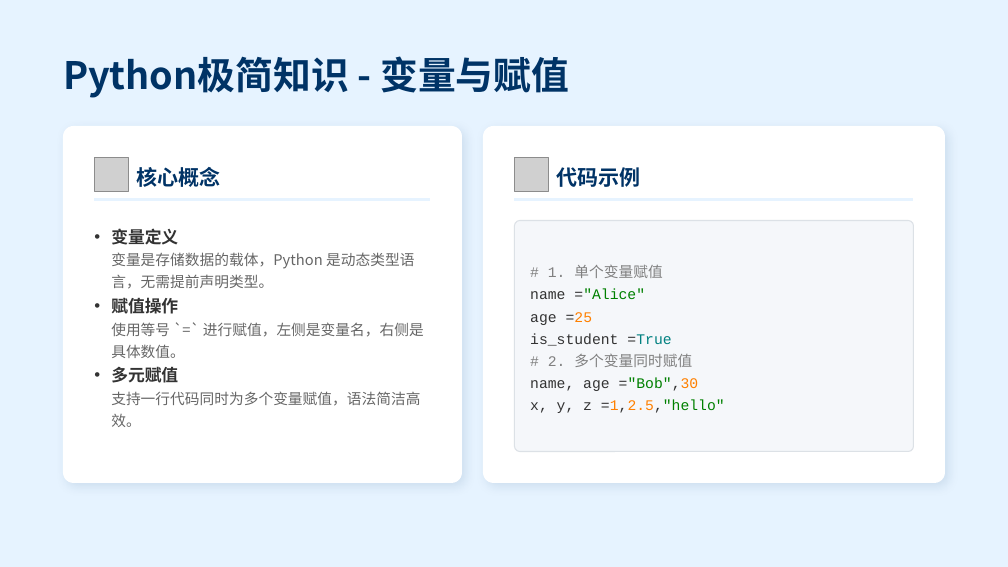
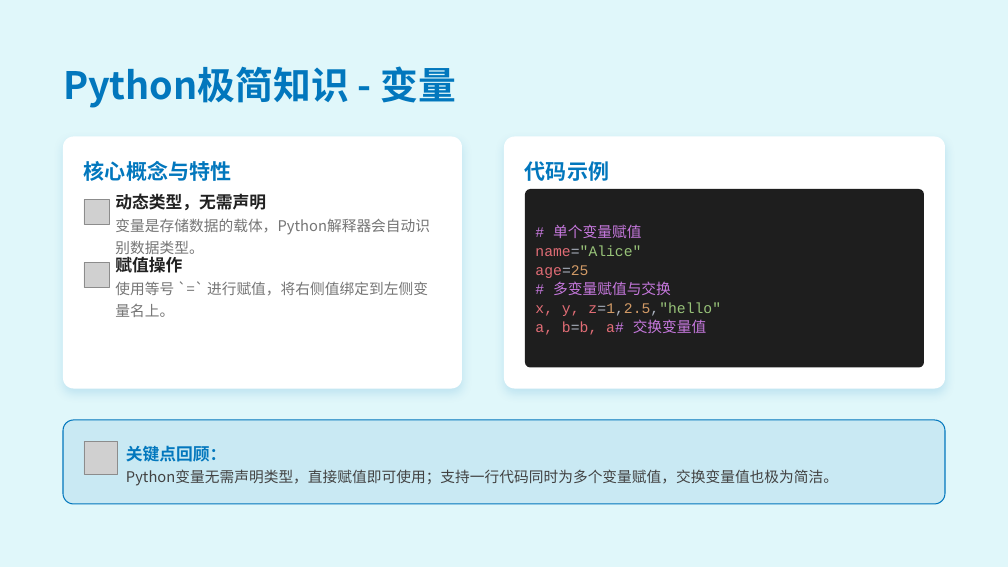
Before and after one commit to Soyoger/Python-LLM-Learning, a slide deck: slide 10 of Chapter02/大语言模型开发基础教学PPT.pptx. Drawn at 1008x567 pixels with LibreOffice and Linux fonts; fonts in the diff are those of the drawing; grey boxes stand for pictures. Boxes give left, top, right and bottom in pixels: in the first picture for what was removed or moved away, otherwise in the second. Text is boxed around its words. In the diff, an @@ line names an element or a change of style, - is before the commit and + after.

```diff
--- a/Chapter02/大语言模型开发基础教学PPT.pptx
+++ b/Chapter02/大语言模型开发基础教学PPT.pptx
@@ background #E6F3FF to #E0F7FA @@
@@ text at (63, 66, 456, 108): text changed; text colour #003366 to #0277BD @@
-Python极简知识 - 变量与赋值
+Python极简知识 - 变量
@@ rounded rectangle: place and size @@
-rounded rectangle at (63, 126, 462, 483)
+rounded rectangle at (63, 137, 462, 389)
@@ rounded rectangle at (63, 137, 462, 389): shadow changed; proportions changed @@
@@ rounded rectangle at (504, 137, 945, 389): shadow changed; proportions changed @@
@@ rounded rectangle: place and size @@
-rounded rectangle at (483, 126, 945, 483)
+rounded rectangle at (504, 137, 945, 389)
@@ text at (84, 161, 231, 181): text changed; text colour #003366 to #0277BD @@
-核心概念
+核心概念与特性
@@ picture removed at (95, 157, 128, 191) @@
@@ picture removed at (515, 157, 548, 191) @@
@@ text "代码示例": place and size @@
-text "代码示例" at (556, 167, 640, 187)
+text "代码示例" at (525, 161, 609, 181)
@@ text "代码示例" at (525, 161, 609, 181): text colour #003366 to #0277BD @@
@@ picture added at (84, 200, 109, 225) @@
@@ line removed from (95, 200) to (430, 200) @@
@@ text added at (115, 193, 430, 257), 14 pt, text #757575 @@
+动态类型，无需声明
+变量是存储数据的载体，Python解释器会自动识别数据类型。
@@ line removed from (515, 200) to (913, 200) @@
@@ rounded rectangle: place and size @@
-rounded rectangle at (515, 221, 914, 452)
+rounded rectangle at (525, 189, 924, 368)
@@ rounded rectangle at (525, 189, 924, 368): fill #F5F7FA to #1E1E1E; outline #DCE1E6 1 pt to none; proportions changed @@
@@ text removed at (111, 228, 424, 427) @@
-• 变量定义
-  变量是存储数据的载体，Python 是动态类型语言，无需提前声明类型。
-• 赋值操作
-  使用等号 `=` 进行赋值，左侧是变量名，右侧是具体数值。
-• 多元赋值
-  支持一行代码同时为多个变量赋值，语法简洁高效。
@@ text at (535, 224, 721, 335): text changed; text colour #333333 to #C678DD @@
-# 1. 单个变量赋值
-name ="Alice"
-age =25
-is_student =True
-# 2. 多个变量同时赋值
-name, age ="Bob",30
-x, y, z =1,2.5,"hello"
+# 单个变量赋值
+name="Alice"
+age=25
+# 多变量赋值与交换
+x, y, z=1,2.5,"hello"
+a, b=b, a# 交换变量值
@@ picture added at (84, 262, 109, 287) @@
@@ text added at (115, 257, 428, 317), 14 pt, text #757575 @@
+赋值操作
+使用等号 `=` 进行赋值，将右侧值绑定到左侧变量名上。
@@ rounded rectangle added at (63, 420, 945, 504), fill #0277BD at 10% opacity, outline #0277BD 1 pt @@
@@ picture added at (84, 441, 117, 474) @@
@@ text added at (126, 445, 838, 486), 14 pt, text #424242 @@
+关键点回顾：
+Python变量无需声明类型，直接赋值即可使用；支持一行代码同时为多个变量赋值，交换变量值也极为简洁。
```
Also in this commit, not shown: 4 other slides changed, 36 slides added, 45 slides removed, 8 other files.
